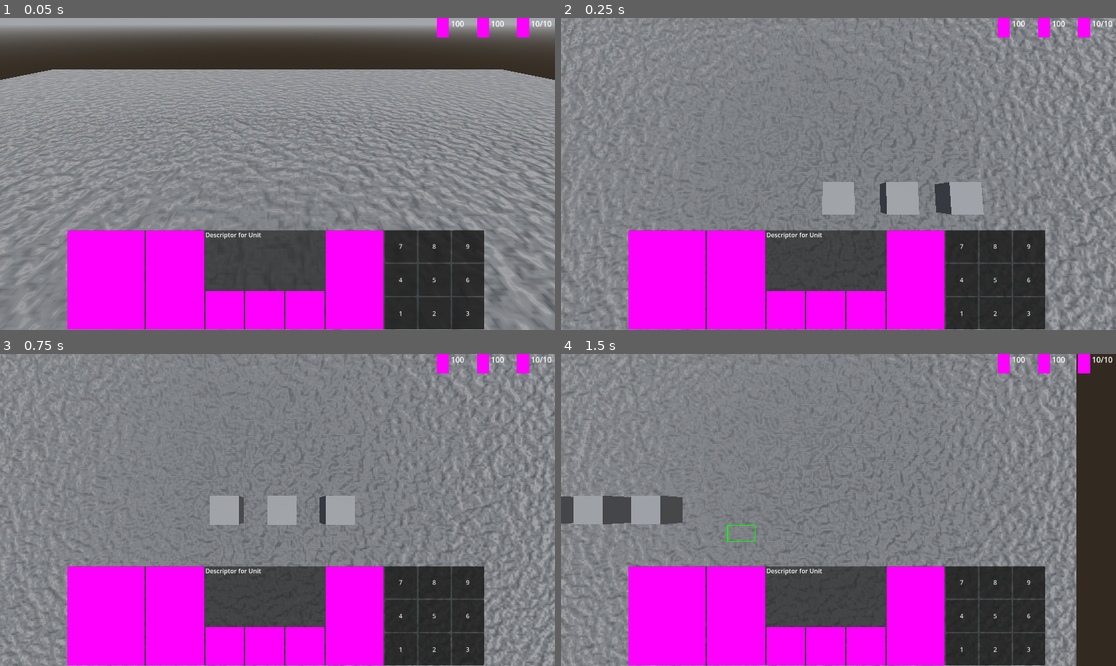
Above: before the commit, frames 1-4 (two rows, left to right).
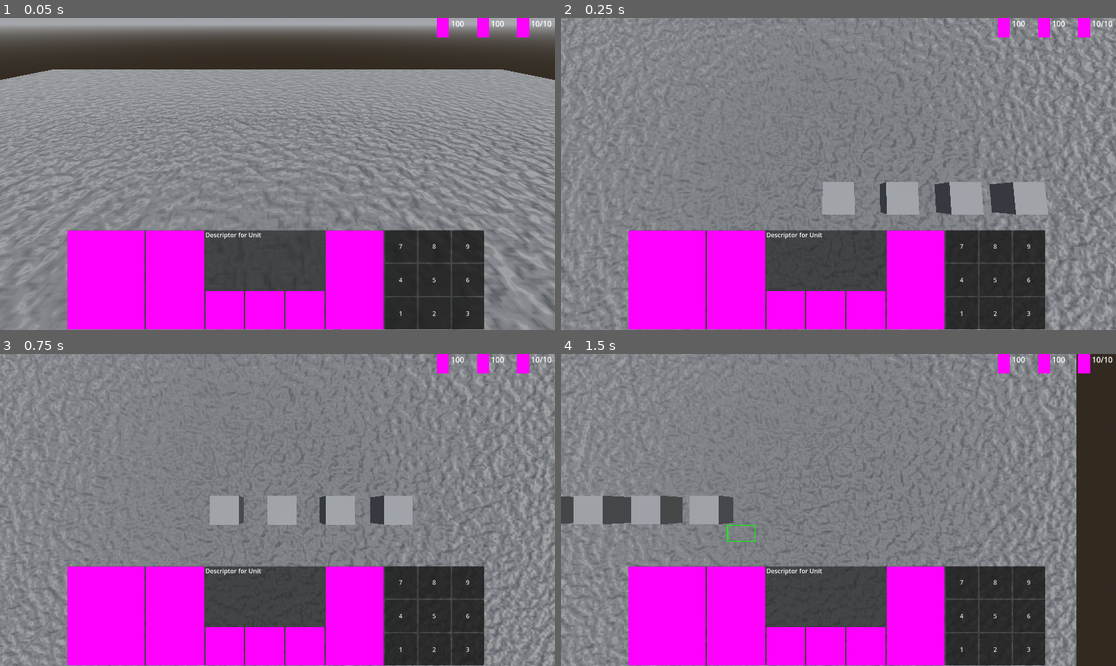
Above: after the commit, the same moments.

Repository: MichaelMacha/FakeCraft
Game: Godot game, scene res://map.tscn
The game is run twice, just before and just after one commit, with the same random seed, the same clock (stepped at 60 frames per second) and the same inputs.
Inputs (mouse positions are in pixels of both pictures, inside the frame that each line leads up to):
- Up to frame 1 (0.05 s): no input
- Up to frame 2 (0.25 s): no input
- Up to frame 3 (0.75 s): move the mouse to (399, 494) at 0.52 s; hold D (east) from 0.53 s (still down); hold Shift (append, bound only after the commit) from 0.53 s (still down); click (399, 494) at 0.6 s
- Up to frame 4 (1.5 s): release D (east) at 1.25 s; release Shift (append, bound only after the commit) at 1.25 s; drag from (727, 525) to (810, 572) at 1.27 s

Frame 1 is identical in both runs. In frame 2, 0.9% of the frame differs, in the area x 77-88%, y 52-64%; in frame 3, 0.7%; in frame 4, 0.7%.

Commit message:
Improved selection to fit Starcraft 1 profile
Now, clicking or dragging over an empty space does nothing; but,
dragging over or clicking on another unit selects a different group. If
shift (the "append" action) is held down, the new units are added to the
selected group.

The only drawback now is that Starcraft 1 only allowed eight units to be
selected at a time, which should be resolved in this tomorrow.

Diff:
--- a/map.tscn
+++ b/map.tscn
@@ -136,6 +136,9 @@
 
 [node name="Unit3" parent="Units" instance=ExtResource("4_o6v8m")]
 transform = Transform3D(1, 0, 0, 0, 1, 0, 0, 0, 1, 4, 0, 0)
+
+[node name="Unit4" parent="Units" instance=ExtResource("4_o6v8m")]
+transform = Transform3D(1, 0, 0, 0, 1, 0, 0, 0, 1, 6, 0, 0)
 
 [node name="Level Floor" type="StaticBody3D" parent="."]
 
--- a/project.godot
+++ b/project.godot
@@ -54,3 +54,8 @@
 "events": [Object(InputEventMouseButton,"resource_local_to_scene":false,"resource_name":"","device":-1,"window_id":0,"a …(257 unchanged characters)…
 ]
 }
+append={
+"deadzone": 0.5,
+"events": [Object(InputEventKey,"resource_local_to_scene":false,"resource_name":"","device":-1,"window_id":0,"alt_pressed":false,"shift_pressed":false,"ctrl_pressed":false,"meta_pressed":false,"pressed":false,"keycode":0,"physical_keycode":4194325,"key_label":0,"unicode":0,"location":0,"echo":false,"script":null)
+]
+}
--- a/ui.gd
+++ b/ui.gd
@@ -1,12 +1,16 @@
 class_name UI extends Control
-#
-##I am doing this entirely wrong.
-#
-##New Method: On select down, sample the start point in world space by shooting
-##from the camera. Do the same on select up, for the end point. Use these two
-##points to calculate a world-space rect to compare against, and check it against
-##the XZ coordinates of units to see if they're selected.
-#
+
+# New Method (Contract): We need to check for a click, and then handle a drag
+# if the qualifiers for a click aren't met.
+
+@export var click_time : float = 0.25
+
+@export_category("Internal")
+enum SelectState {
+	CLICK,
+	DRAG
+}
+@export var state : SelectState = SelectState.CLICK
 
 const RAY_LENGTH = 1000.0
 
@@ -16,138 +20,86 @@
 @onready var space_state := map.get_world_3d().direct_space_state
 @onready var units: Node3D = $"../Units"
 
-##Start of our drag box in world space
-var rect_start : Vector3 = -Vector3.INF
+var mouse_down_time : float
+var drag_start : Vector3
+var drag_end : Vector3
 
-##End of our drag box in world space
-var rect_end : Vector3 = -Vector3.INF
+func _process(_delta: float) -> void:
+	queue_redraw()
 
-##Whether we're currently dragging a box
-var dragging := false:
-	set(value):
-		dragging = value
-		#This is interfering with our click control. Find a way to support both.
-		if not dragging:
-			check_selection()
+func _input(event: InputEvent) -> void:
+	var seconds = Time.get_ticks_msec()/1000.0
 
-func _unhandled_input(event: InputEvent) -> void:
-#func _input(event: InputEvent) -> void:
-	if event.is_action("select"):
-		if over_playfield():
-			if event.pressed:
-				start_drag(event.position)
-			else:
-				end_drag(event.position)
-		else:
-			end_drag(event.position)
+	match state:
+		SelectState.CLICK:
+			if event.is_action("select") and event.pressed:
+				#First check for a click.
+				var result = pick(event.position)
 
-func start_drag(pos : Vector2) -> void:
-	rect_start = query_world_position(pos)
-	#print("Rect Start: ", rect_start)
-	dragging = true
+				#Assume we always hit something, as we have a WorldBoundary as a floor, and can't tilt the camera up enough to expose the sky.
+				drag_start = result.position
+				mouse_down_time = seconds
 
-func end_drag(pos: Vector2) -> void:
-	rect_end = query_world_position(pos)
-	dragging = false
-	#print("Rect End: ", rect_end)
+				#After click is handled, assume a drag.
+				state = SelectState.DRAG
+		SelectState.DRAG:
+			if event.is_action("select") and not event.pressed:
+				var result = pick(event.position)
 
-## Old Stuff
-#
-#
-#
-#
-#var start_box_pos : Vector2
-#var start_box_world_pos : Vector3
-#
-#
-#var dragging : bool = false:
-	#set(value):
-		#dragging = value
-		#if not dragging:
-			##Here we implement the behavior associated with dragging a box, as
-			##we have all of the data necessary—that is, the current mouse
-			##position, the start mouse position, and presumably access to all
-			##of the units.
-			#
-			##Project a frustrum through the box.
-			##Iterate over all units
-				##(which can't be ruled out by other means)
-				##See if they intersect the frustrum at all
-			#
-			##TODO: Godot does not have a Frustrum3D shape, but this might be
-			##something to come back to with an extension.
-			#
-			## Starcraft was a '98-ish game; let's go with a Rect2 check.
-			#var start := Vector2(start_box_world_pos.x, start_box_world_pos.z)
-			#var world_pos = query_world_position(get_global_mouse_position())
-			#var end := Vector2(world_pos.x, world_pos.z) - start
-			#var rect := Rect2(
-				#start,
-				#end
-			#).abs()
-			#
-			#for unit in $"../Units".get_children():
-				#print("Unit: ", unit)
-				#
-				## Assume unit is an entity
-				#var entity : Entity = unit
-				#var point := Vector2(unit.global_position.x, unit.global_position.z)
-				#print("Rect ", rect, " has point ", point, ": ", rect.has_point(point))
-				#entity.selected = rect.has_point(point)
-				#
-			#print(rect)
-#
+				drag_end = result.position
 
-#
-func query_world_position(screen_position : Vector2) -> Vector3:
-	var from := camera_3d.project_ray_origin(screen_position)
-	var to := from + camera_3d.project_ray_normal(screen_position) * RAY_LENGTH
-	var query := PhysicsRayQueryParameters3D.create(from, to)
-	var result : Dictionary = space_state.intersect_ray(query)
+				if seconds - mouse_down_time < click_time and \
+					result.collider is Entity:
+					#TODO: qualify entity (make sure it can be selected) first
 
-	#Assumption: We have a WorldBoundary collider at the Y = 0 plane, and we
-	#will always have collided with something. Therefore this is valid:
+					if Input.is_action_pressed("append"):
+						append([result.collider])
+					else:
+						select([result.collider])
+					#result.collider.selected = true
+				else:
+					var box : AABB = AABB(drag_start, drag_end - drag_start).abs()
+					box = box.grow(0.5) # Grow enough to avoid missing the Z
 
-	return result.position
+					var selected : Array = []
+					for unit in units.get_children():
+						if box.has_point(unit.global_position):
+							selected.append(unit)
 
-func query_screen_position(world_position : Vector3) -> Vector2:
+					if not selected.is_empty():
+						if Input.is_action_pressed("append"):
+							append(selected)
+						else:
+							select(selected)
+
+				state = SelectState.CLICK
+
+## Append onto the selected units
+func append(entities: Array) -> void:
+	for entity in units.get_children():
+		if entities.has(entity):
+			entity.selected = true
+
+## Select a new group of units, deselecting the old
+func select(entities : Array) -> void:
+	for entity in units.get_children():
+		entity.selected = entities.has(entity)
+
+func pick(point : Vector2) -> Dictionary:
+	var ray_origin = camera_3d.project_ray_origin(point)
+	var ray_target = ray_origin + camera_3d.project_ray_normal(point) * RAY_LENGTH
+
+	var query = PhysicsRayQueryParameters3D.create(ray_origin, ray_target)
+	return space_state.intersect_ray(query)
+
+func unpick(world_position : Vector3) -> Vector2:
 	return camera_3d.unproject_position(world_position)
 
-func _process(delta: float) -> void:
-	# Call a _draw, since this must be done manually
-	queue_redraw()
-
-### Draw custom graphics like our box selector
 func _draw() -> void:
-	if dragging:
+	if state == SelectState.DRAG:
 		#var new_origin := camera_3d.unproject_position(start_box_world_pos)
-		var new_origin := query_screen_position(rect_start)
+		var new_origin := unpick(drag_start)
 		draw_rect(
 			Rect2(new_origin, get_global_mouse_position() - new_origin),
 				Color.GREEN, false, 2.0
 			)
-#
-### Determine whether the mouse is over the playfield, or over the UI.
-###
-### Returns true when over the playfield.
-func over_playfield() -> bool:
-	#Basically just ignore the HUD space
-	return not hud.get_rect().has_point(get_global_mouse_position())
-
-## Iterate over all units qualified for selection, and see if their XZ
-## coordinate falls between rect_start and rect_end
-
-func check_selection() -> void:
-	var rect := Rect2(
-		Vector2(rect_start.x, rect_start.z),
-		Vector2(rect_end.x, rect_end.z)) #.abs()
-	for unit in units.get_children():
-		var location := Vector2(unit.global_position.x,
-		unit.global_position.z)
-		unit.selected = rect.has_point(location)
-
-func select(entity : Entity) -> void:
-	for unit in units.get_children():
-		unit.selected = false
-
-	entity.selected = true
--- a/unit.gd
+++ b/unit.gd
@@ -1,18 +1,3 @@
 class_name Unit extends Entity
 
 @onready var ui : UI = $"/root/Map/UI"
-
-func _input(event: InputEvent) -> void:
-	#if event is InputEventMouseButton:
-		#print("Clicked on ", self)
-	pass
-
-func _on_input_event(camera: Node, event: InputEvent, event_position: Vector3, normal: Vector3, shape_idx: int) -> void:
-	#Almost works, but cancels out from UI. Better we handle it there.
-	#if event is InputEventMouseButton:
-		#if event.button_index == MOUSE_BUTTON_LEFT:
-			#if event.pressed:
-				#ui.select(self)
-				#get_viewport().set_input_as_handled()
-			#
-	pass
